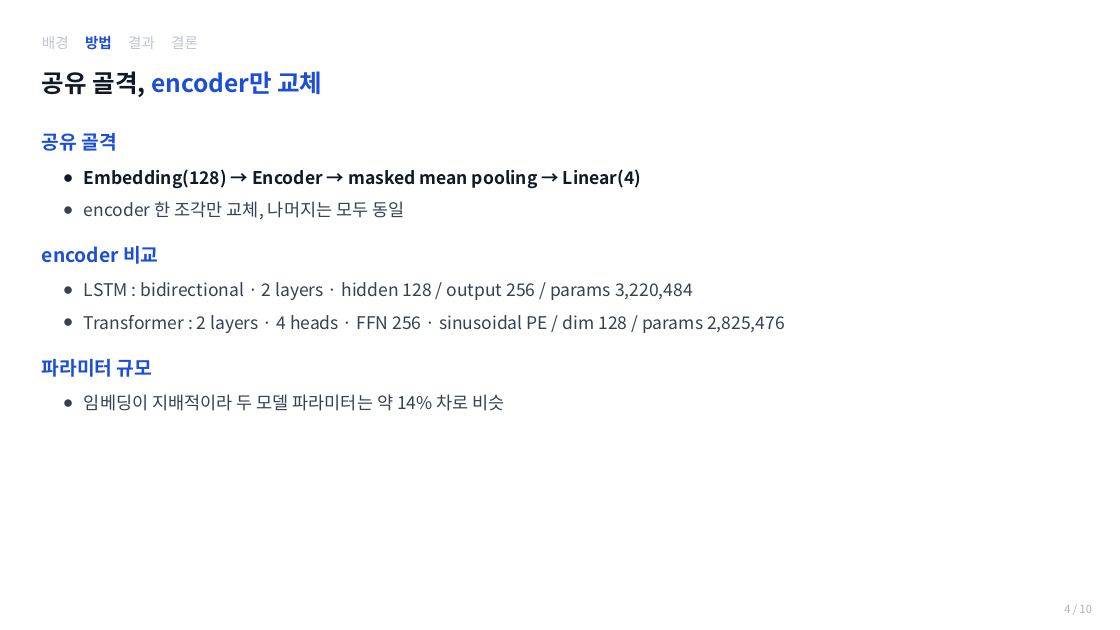
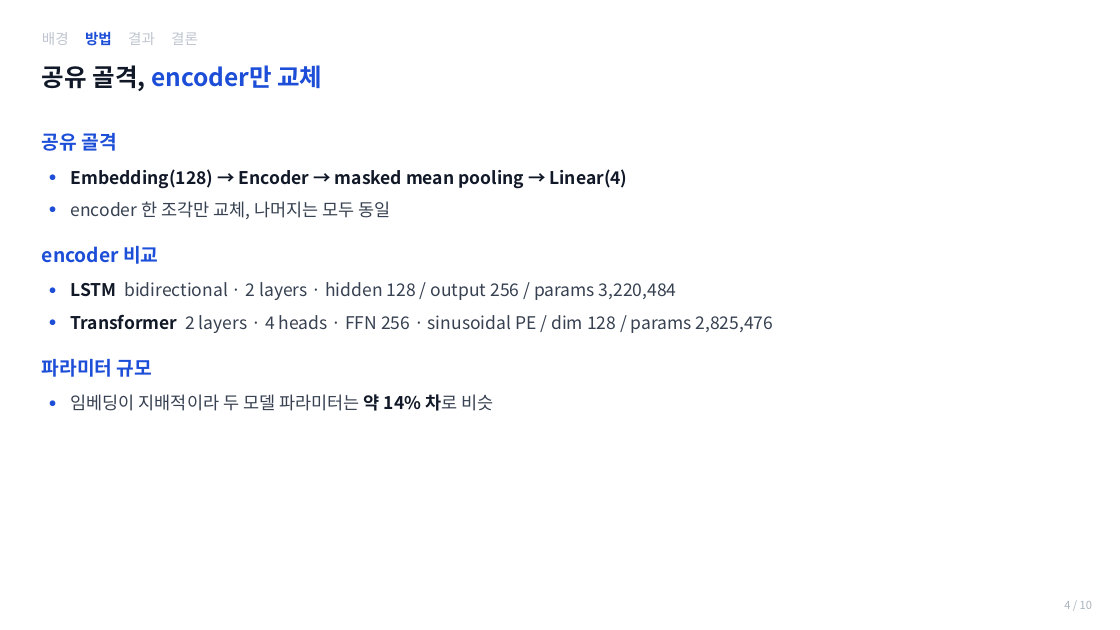
Before and after one commit to jihunz/deeplearning2, a slide deck: slide 4 of term-project-lstm-vs-transformer-agnews/deliverables/5_presentation_v2.pptx. Drawn at 1120x630 pixels with LibreOffice and Linux fonts; fonts in the diff are those of the drawing. Boxes give left, top, right and bottom in pixels: in the first picture for what was removed or moved away, otherwise in the second. Text is boxed around its words. In the diff, an @@ line names an element or a change of style, - is before the commit and + after.

```diff
--- a/term-project-lstm-vs-transformer-agnews/deliverables/5_presentation_v2.pptx
+++ b/term-project-lstm-vs-transformer-agnews/deliverables/5_presentation_v2.pptx
@@ vertical alignment middle to top in 3 elements at bbox=[42, 32, 198, 46], bbox=[1064, 601, 1092, 609], bbox=[42, 65, 322, 91] @@
@@ text at bbox=[71, 169, 628, 411]: text colour #374151 to #111827, bold on in "약 14% 차로"; list level 2 to 1 in "Embedding(128) → Encoder → masked ..."; list level 2 to 1 in "encoder 한 조각만 교체, 나머지는 ..."; list level 2 to 1 in "임베딩이 지배적이라 두 모델 파라미터는 ..." @@
@@ text at bbox=[71, 282, 774, 333]: text changed @@
-  ● LSTM : bidirectional · 2 layers · hidden 128 / output 256 / params 3,220,484
-  ● Transformer : 2 layers · 4 heads · FFN 256 · sinusoidal PE / dim 128 / params 2,825,476
+● LSTM bidirectional · 2 layers · hidden 128 / output 256 / params 3,220,484
+● Transformer 2 layers · 4 heads · FFN 256 · sinusoidal PE / dim 128 / params 2,825,476
```
Also in this commit, not shown: 9 other slides changed, 2 other files.
